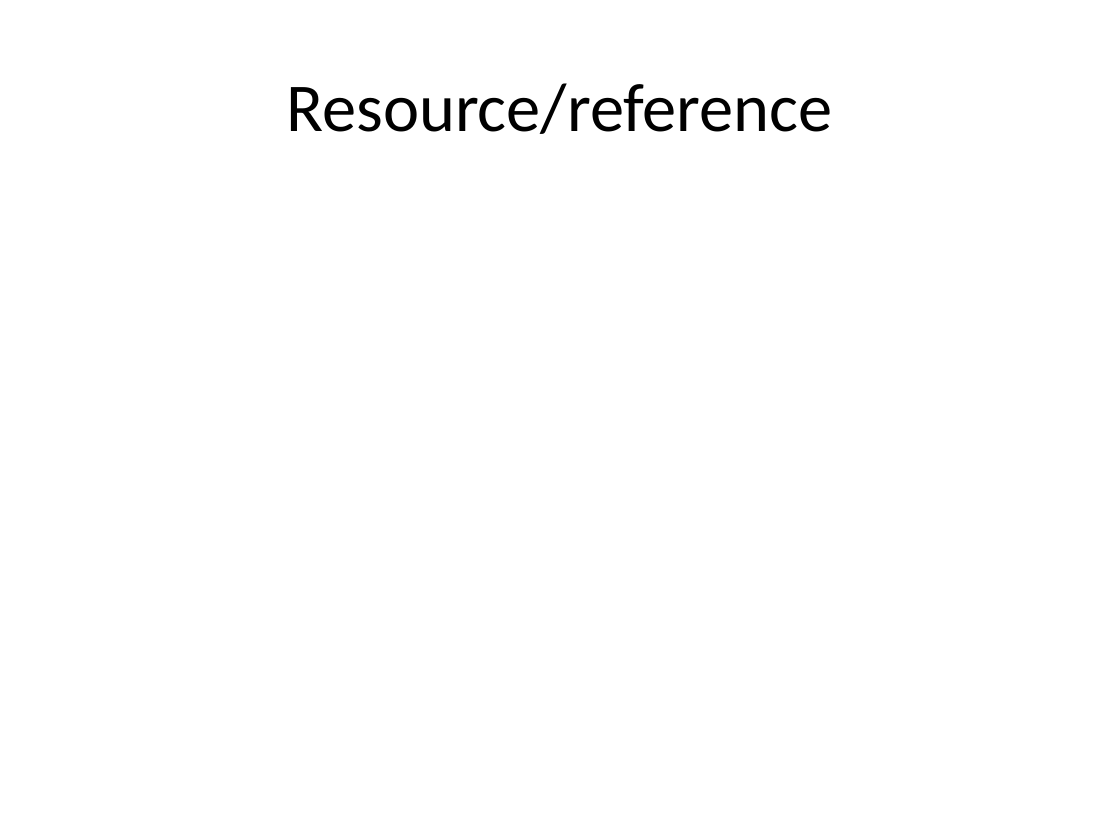
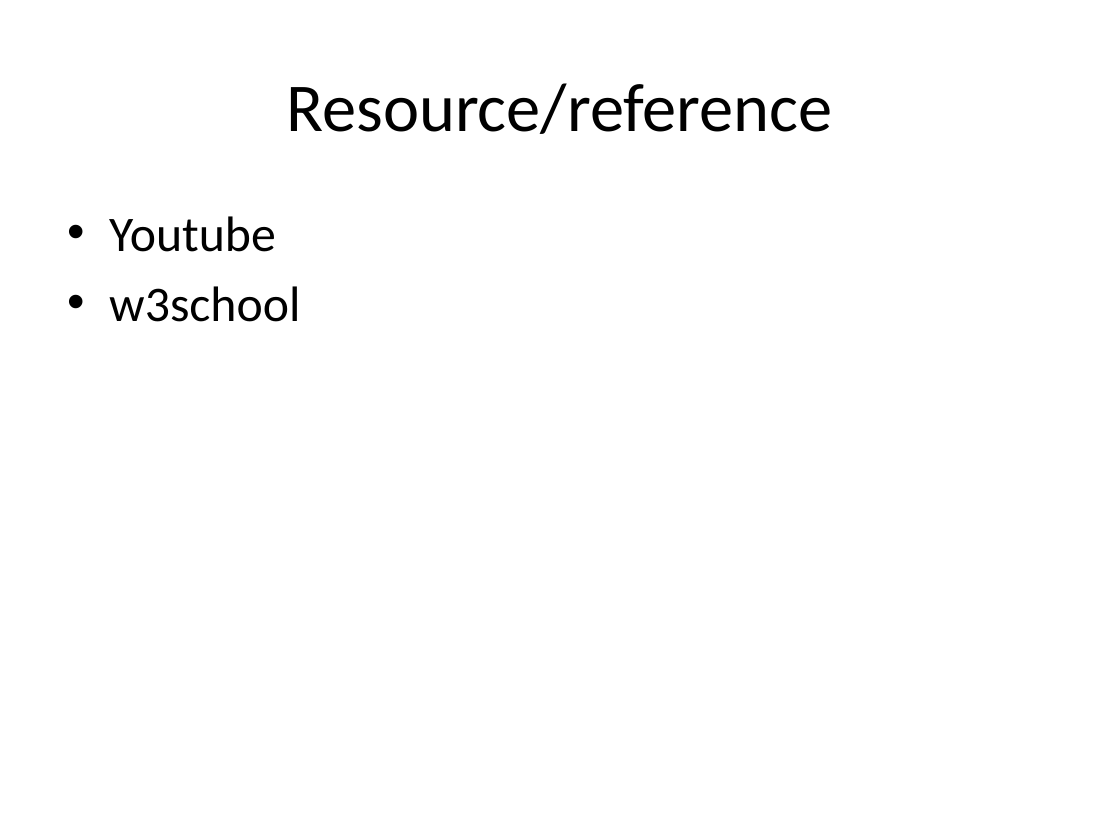
Before and after one commit to manukondapallavi/INT219-1, a slide deck: slide 14 of int219 report.pptx (slide 10 before the commit). Drawn at 1120x840 pixels with LibreOffice and Linux fonts; fonts in the diff are those of the drawing. Boxes give left, top, right and bottom in pixels: in the first picture for what was removed or moved away, otherwise in the second. Text is boxed around its words. In the diff, an @@ line names an element or a change of style, - is before the commit and + after.

```diff
--- a/int219 report.pptx
+++ b/int219 report.pptx
@@ text added at bbox=[109, 216, 300, 322], 32 pt, text #000000 @@
+• Youtube
+• w3school
```
Also in this commit, not shown: 1 other slide changed, 5 slides added, 1 slide removed.
